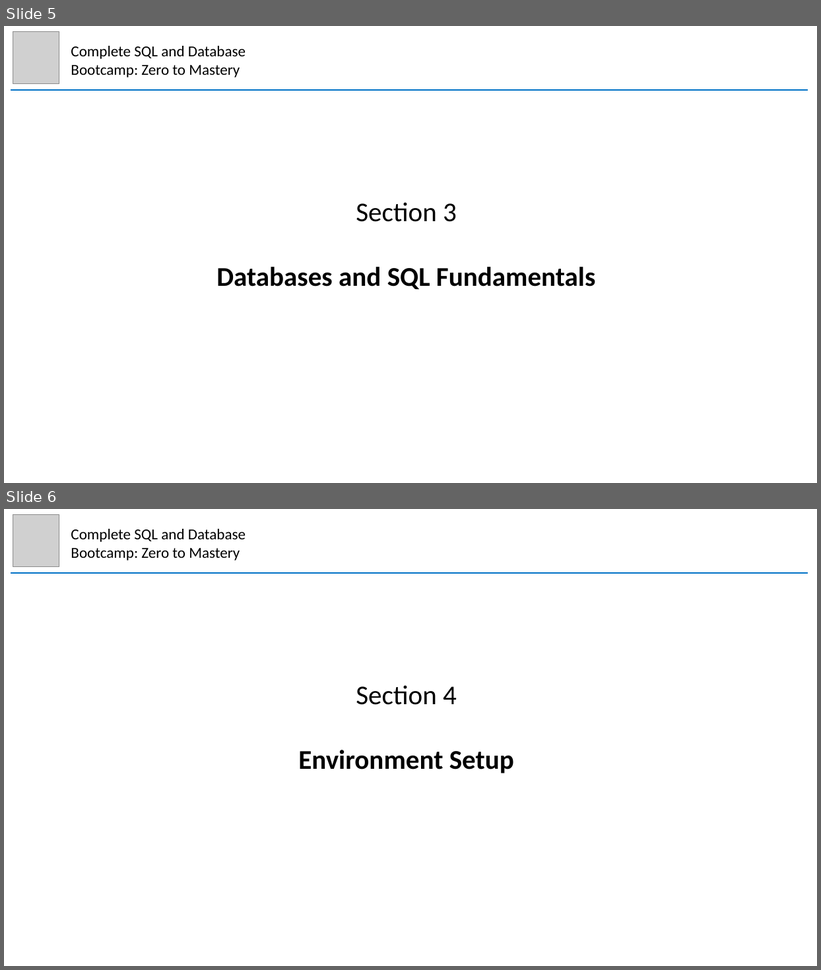
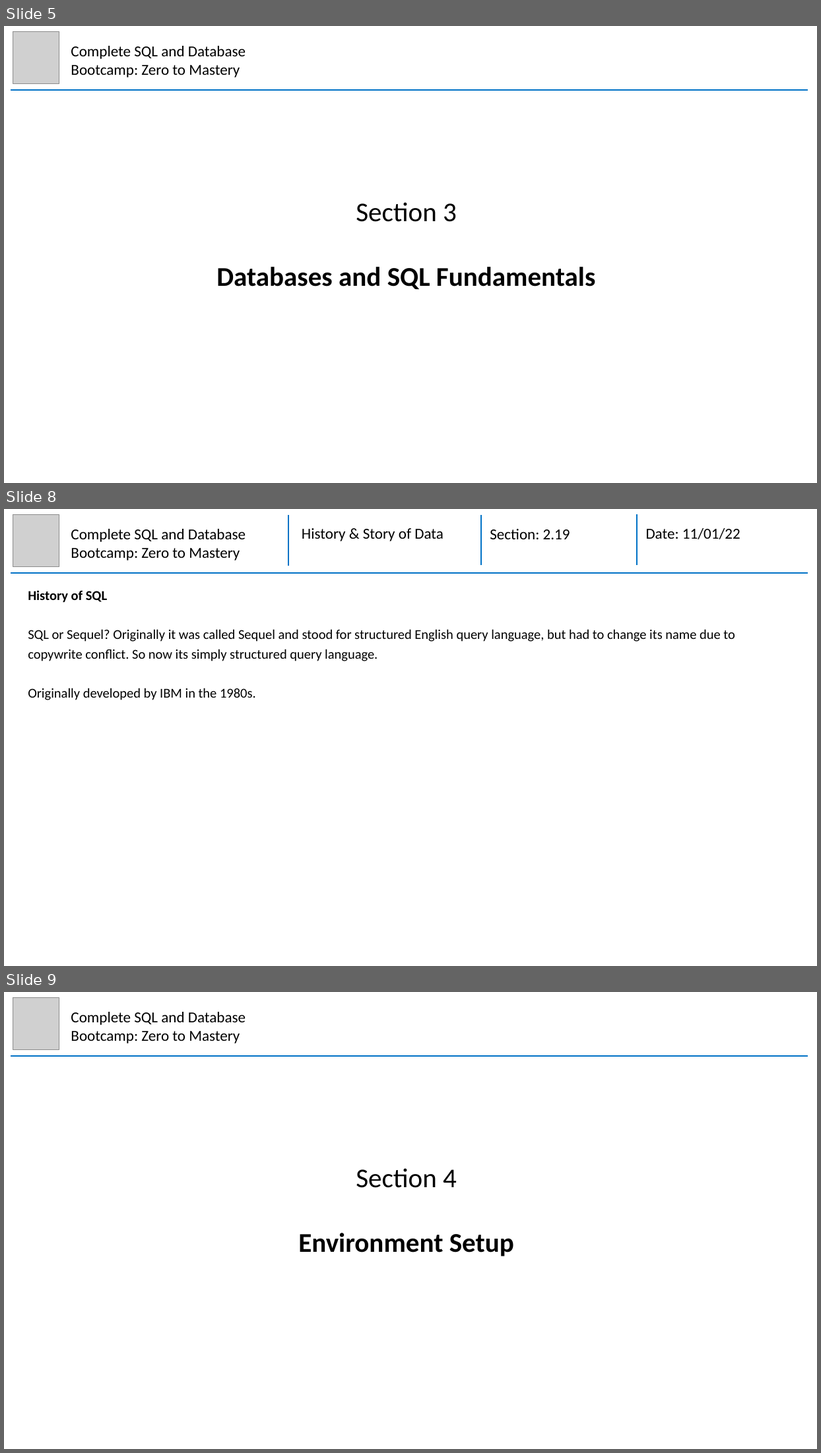
Before and after one commit to mhaythornthwaite/Testing_ML_Algorithms, a slide deck: ZTM_SQL_Course/MJH_SQL_and_Databases_Course_Notes.pptx. Shown one above the other, each under a label of ours: slides 5 and 6 before the commit, slides 5, 8 and 9 after it; the slides between them are not shown. The pictures are 821x970 and 821x1453 pixels, drawn with LibreOffice and Linux fonts; fonts in the diff are those of the drawing; grey boxes stand for pictures. Boxes give left, top, right and bottom in pixels: in the first picture for what was removed or moved away, otherwise in the second. Text is boxed around its words. In the diff, an @@ line names an element or a change of style, - is before the commit and + after.

```diff
--- a/ZTM_SQL_Course/MJH_SQL_and_Databases_Course_Notes.pptx
+++ b/ZTM_SQL_Course/MJH_SQL_and_Databases_Course_Notes.pptx
@@ slide 8 added at <box>4,509,817,966</box>, background #FFFFFF @@
@@ picture added at <box>13,514,59,567</box> @@
@@ group added at <box>11,514,808,573</box>: 4 lines, 4 texts @@
+Complete SQL and Database Bootcamp: Zero to Mastery
+History & Story of Data
+Section: 2.19
+Date: 11/01/22
@@ text added at <box>28,590,735,700</box>, 16 pt, text #000000 @@
+History of SQL
+SQL or Sequel? Originally it was called Sequel and stood for structured English query language, but had to change its name due to copywrite conflict. So now its simply structured query language.
+Originally developed by IBM in the 1980s.
@@ what was slide 6 is now slide 9 @@
```
Also in this commit, not shown: 2 other slides added.
